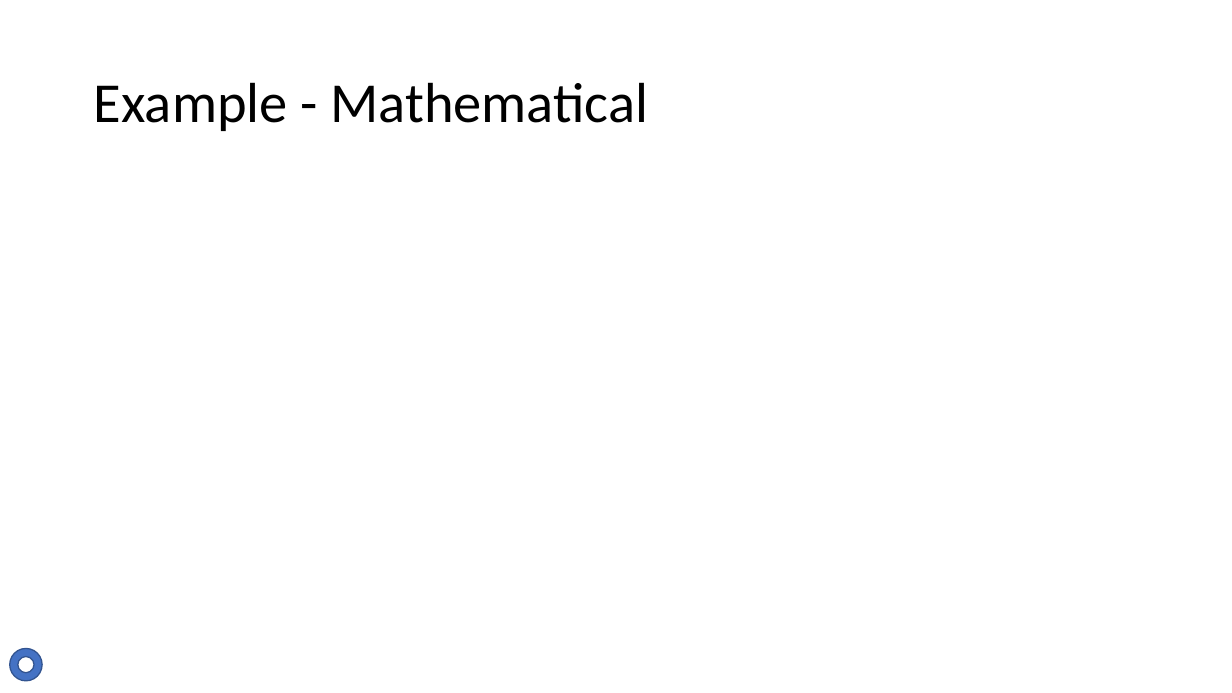
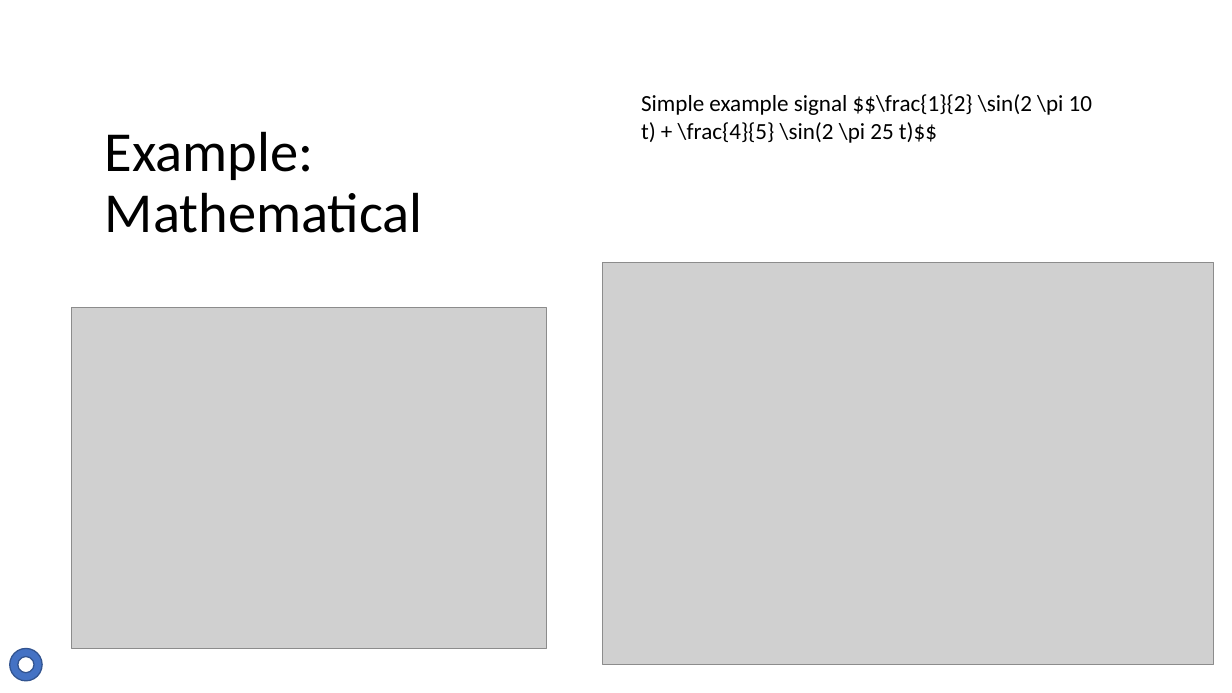
Before and after one commit to Tsintsuntsini/PHYS_581, a slide deck: slide 12 of Presentation2/The Lomb-Scargle Algorithm-v2.pptx. Drawn at 1232x693 pixels with LibreOffice and Linux fonts; fonts in the diff are those of the drawing; grey boxes stand for pictures. Boxes give left, top, right and bottom in pixels: in the first picture for what was removed or moved away, otherwise in the second. Text is boxed around its words. In the diff, an @@ line names an element or a change of style, - is before the commit and + after.

```diff
--- a/Presentation2/The Lomb-Scargle Algorithm-v2.pptx
+++ b/Presentation2/The Lomb-Scargle Algorithm-v2.pptx
@@ text added at <box>641,94,1092,143</box>, 18 pt, text #000000 @@
+Simple example signal $$\frac{1}{2} \sin(2 \pi 10 t) + \frac{4}{5} \sin(2 \pi 25 t)$$
@@ title at <box>105,131,423,233</box>: text changed @@
-Example - Mathematical
+Example: Mathematical
@@ picture added at <box>603,262,1214,665</box> @@
@@ picture added at <box>72,308,547,648</box> @@
```
Also in this commit, not shown: 1 other slide changed, 2 other files.
